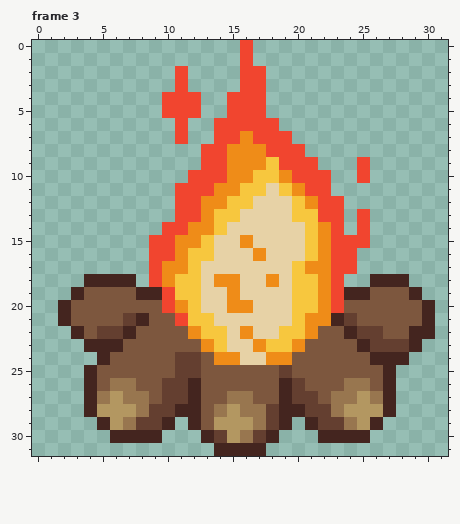
Pixel-art file -- _Data/CampFire.aseprite. Above is the file before it was changed.
32x32 pixels, 4 frames. Shown: frame 3. The commit also changed other frames, which this record leaves out.
New version:
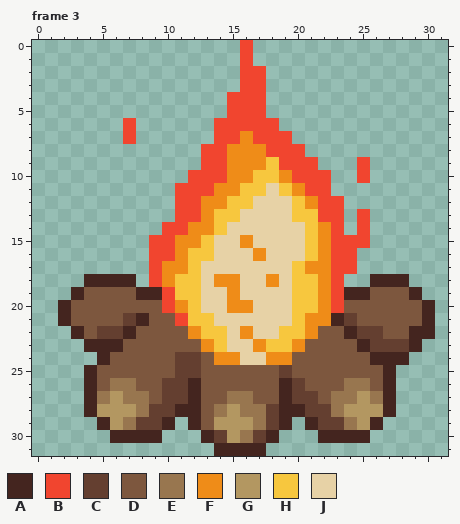
Palette (. is transparent): A #44251f  B #f1452f  C #643f30  D #7d573e  E #98764f  F #ef8c18  G #b39761  H #f7c73e  J #e7d2a6
Difference:
Frame 3, layer "Fire":
y 2..3: x 11 B -> .
y 4..5: x 10..12 BBB -> ...
y 6..7: x 7 . -> B; x 11 B -> .
Pixel boxes of the changes (left, top, right, bottom) in both pictures:
changed: (123, 66, 201, 144)
